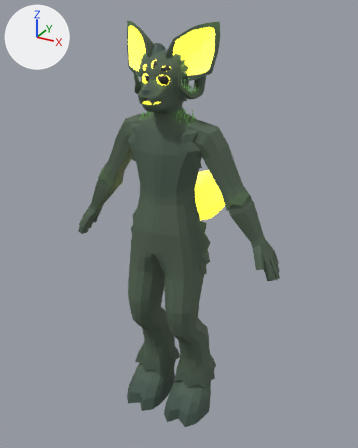
Two versions of the Blender file NettlesModel.blend, one commit apart.
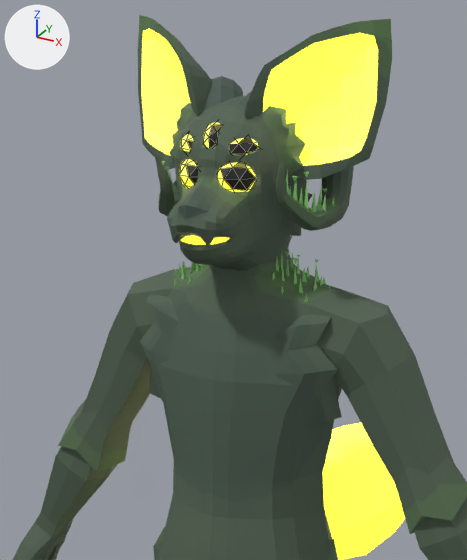
Each version is shown whole from a camera (50 mm lens) standing at (1.097, -1.873, 2.023) and looking at (-0.071, 0.251, 0.961), then close up on the part from 21% to 69% of the width and 3% to 49% of the height. Arrows for +X, +Y and +Z are at upper left; the lights stay in place. The last two pictures show the newer version. The close-ups show mesh edges as thin lines.

The first close-up shows 'Body', 'Eyes'.
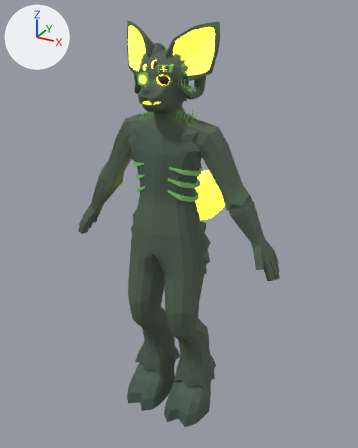
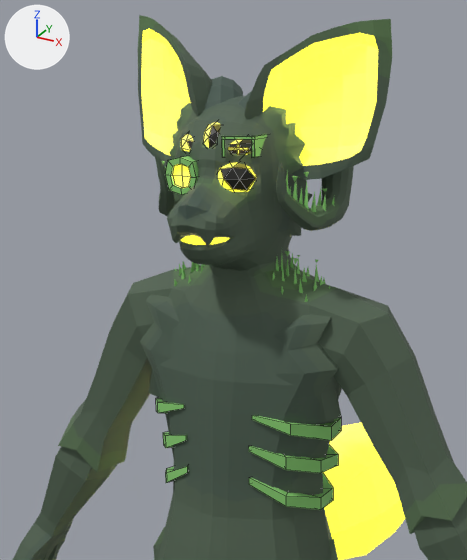
What differs and where, as boxes (x1, y1, x2, y2) in the close-ups (467 x 560 px):
'Ribs', added (green): after (156, 398, 341, 510)
'Eyes', reshaped: before (179, 122, 258, 192); after (181, 122, 256, 192)
'Lens', added: after (165, 134, 268, 195)
    faces in mat_fur: (165, 134, 268, 195)
    faces in mat_glow: (173, 143, 248, 188)
part 1 of me_eyes, deleted: before (179, 159, 198, 188)

Diff of the bpy script that builds the scene:
```diff
--- a/NettlesModel.blend.py
+++ b/NettlesModel.blend.py
@@ me_eyes @@
 # used by ob_eyes; location = (0.0, 0.0, 0.0)
-me_eyes.from_pydata(...)  # 70 vertices, 86 faces; spans x -0.0714..0.0714, y -0.1047..-0.046, z 1.7214..1.8279
+me_eyes.from_pydata(...)  # 52 vertices, 62 faces; spans x -0.0714..0.0714, y -0.1047..-0.046, z 1.7214..1.8279
+# me_eyes part 1: the loose piece of 18 vertices spanning x -0.067..-0.0047, y -0.1047..-0.046, z 1.7214..1.7756 is deleted
 me_eyes.materials.append(mat_eye)
@@ me_cube_002 @@
+me_cube_002.from_pydata(...)  # 180 vertices, 178 faces; spans x -1.11..1.11, y 3.54..5.17, z -0.64..2.32
+me_cube_002.materials.append(mat_fur)
@@ me_cube @@
+me_cube.from_pydata(...)  # 75 vertices, 61 faces; spans x -1.25..5.29, y -1.0..2.2, z -1.25..2.79
+# faces by material slot: [9, 52]
+me_cube.materials.append(mat_glow)
+me_cube.materials.append(mat_fur)
@@ ob_ribs @@
+ob_ribs = bpy.data.objects.new('Ribs', me_cube_002)
+ob_ribs.location = (0.0, -0.624, 1.179)
+ob_ribs.scale = (0.151, 0.151, 0.151)
@@ ob_lens @@
+ob_lens = bpy.data.objects.new('Lens', me_cube)
+ob_lens.parent = ob_eyes
+ob_lens.matrix_parent_inverse = Matrix(((1.0, 0.0, 0.0, 0.0), (0.0, 1.0, 0.0, 0.0), (0.0, 0.0, 1.0, 0.0), (0.0, 0.0, 0.0, 1.0)))
+ob_lens.location = (-0.0411, -0.089, 1.749)
+ob_lens.scale = (0.0217, 0.0217, 0.0217)
```
